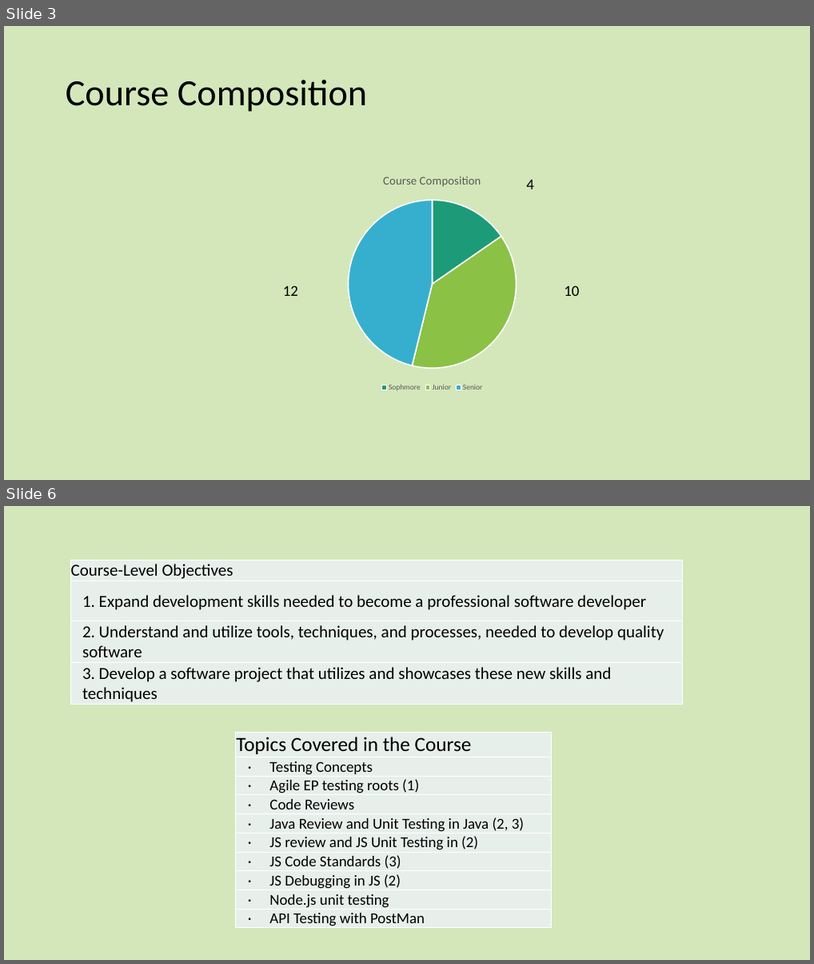
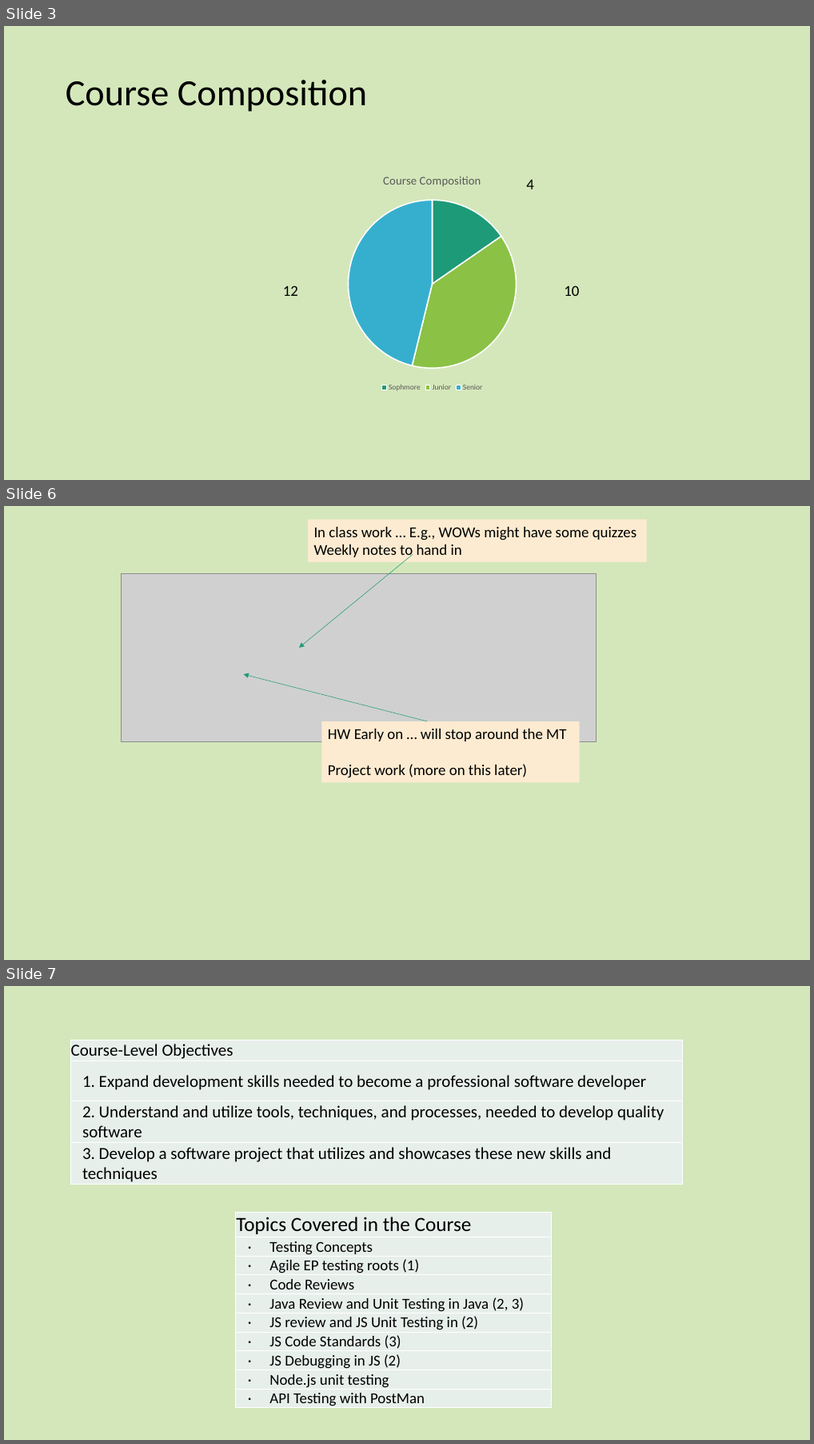
Before and after one commit to dlash02/CSC3510, a slide deck: CSC3510 S2021/Lectures/01IntroductionTo3510.pptx. Shown one above the other, each under a label of ours: slides 3 and 6 before the commit, slides 3, 6 and 7 after it; the slides between them are not shown. The pictures are 814x964 and 814x1444 pixels, drawn with LibreOffice and Linux fonts; fonts in the diff are those of the drawing; grey boxes stand for pictures. Boxes give left, top, right and bottom in pixels: in the first picture for what was removed or moved away, otherwise in the second. Text is boxed around its words. In the diff, an @@ line names an element or a change of style, - is before the commit and + after.

```diff
--- a/CSC3510 S2021/Lectures/01IntroductionTo3510.pptx
+++ b/CSC3510 S2021/Lectures/01IntroductionTo3510.pptx
@@ slide 6 added at bbox=[4, 506, 810, 960], background #D1E6B5 at 93% opacity @@
@@ rectangle added at bbox=[308, 520, 647, 562], fill #FCEBD1, 18 pt, text #000000 @@
+In class work … E.g., WOWs might have some quizzes
+Weekly notes to hand in
@@ picture added at bbox=[121, 574, 596, 742] @@
@@ arrow added from (413, 554) to (299, 648), #1D9A78 0.5 pt @@
@@ arrow added from (427, 721) to (243, 674), #1D9A78 0.5 pt @@
@@ rectangle added at bbox=[322, 721, 580, 783], fill #FCEBD1, 18 pt, text #000000 @@
+HW Early on … will stop around the MT
+Project work (more on this later)
@@ what was slide 6 is now slide 7 @@
```
Also in this commit, not shown: 1 slide changed, 4 other slides added, 1 slide removed, 4 other files.
